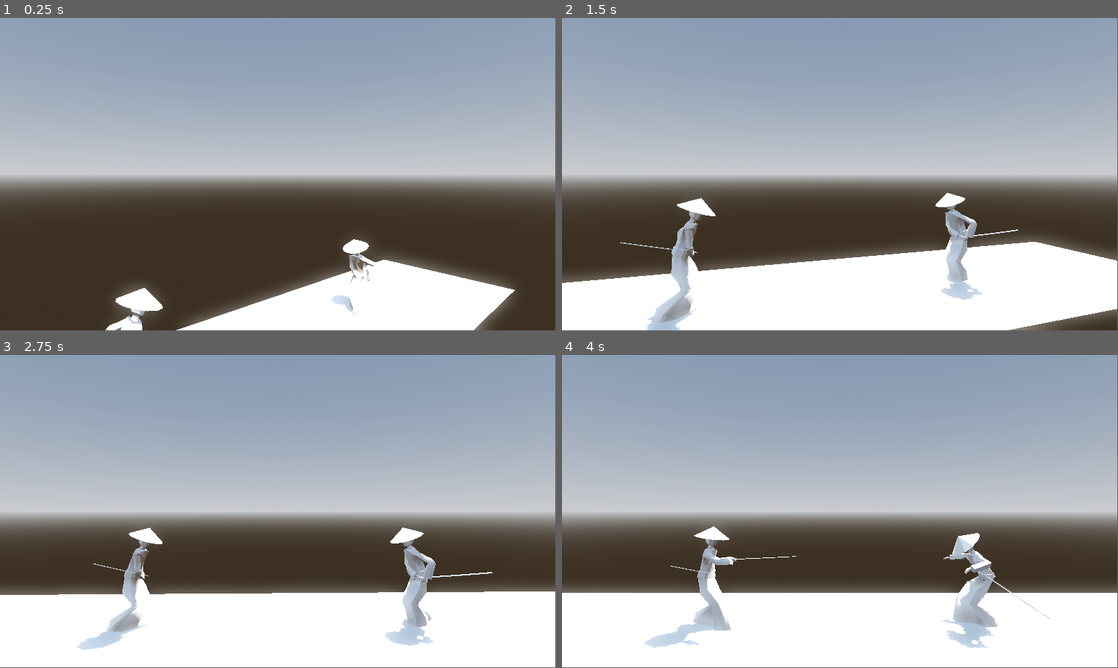
Above: before the commit, frames 1-4 (two rows, left to right).
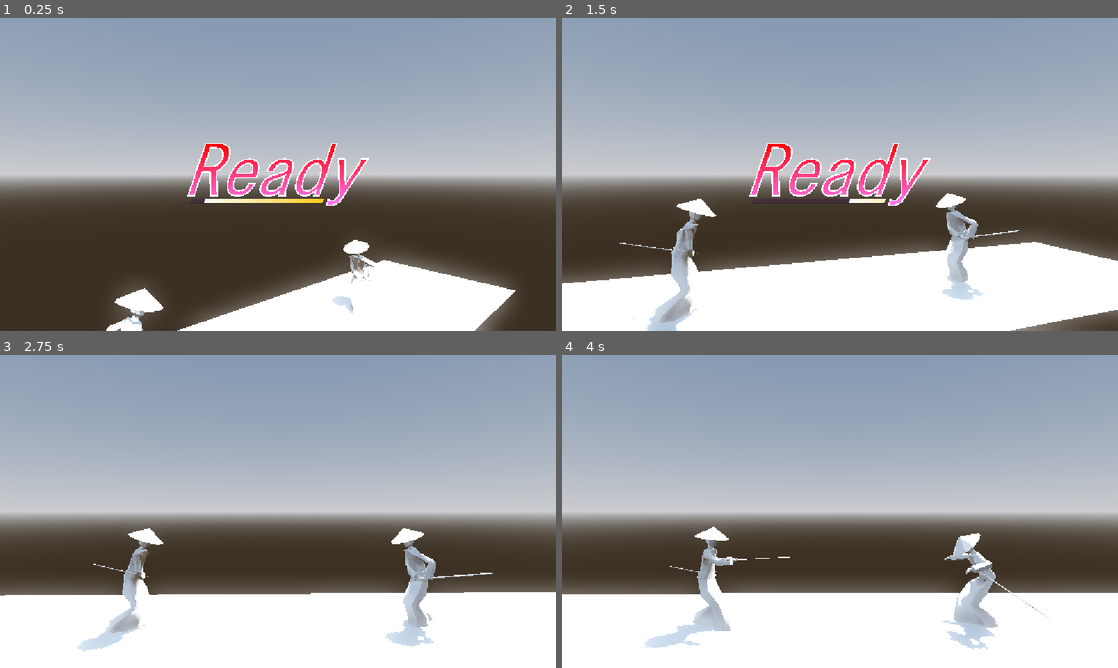
Above: after the commit, the same moments.

Repository: tylerastraub/MiniJam202
Game: Godot game, scene res://src/main.tscn
Two runs of this game, one before a commit and one after it. Both use one fixed random seed, a clock stepped at 60 frames per second and the inputs below.
Inputs:
- Up to frame 1 (0.25 s): no input
- Up to frame 2 (1.5 s): no input
- Up to frame 3 (2.75 s): no input
- Up to frame 4 (4 s): no input
In our replay, the window is 799x449 before the commit and 800x450 after it. These sizes can differ from the game's own. Grey fills any space a smaller window leaves; there, only what the larger window draws over its background counts as a difference.

The runs differ from the first frame. In frame 1, 3.0% of the frame differs, in the area x 0-100%, y 0-100%; in frame 2, 3.1%; in frame 3, 0.8%; in frame 4, 0.7%.

Commit message:
Ready loading bar

Diff:
--- a/project.godot
+++ b/project.godot
@@ -15,6 +15,10 @@
 config/features=PackedStringArray("4.5", "Forward Plus")
 config/icon="res://icon.svg"
 
+[display]
+
+window/stretch/mode="canvas_items"
+
 [input]
 
 pause={
--- a/src/Duel/director.gd
+++ b/src/Duel/director.gd
@@ -13,6 +13,7 @@
 
 @export var _player : Player = null
 @export var _enemy : Enemy = null
+@export var _ready_splash : ReadySplash = null
 var _enemy_list : Array[Enemy] = []
 
 var _duel_timer : float = 0.0
@@ -24,6 +25,7 @@
     _round_state = RoundState.CAMERA_SPAWN
     _camera_pivot.spawn()
     _camera_pivot.cameraSpawned.connect(_on_camera_spawned)
+    _ready_splash.call_deferred("start_ready_splash")
 
 func _physics_process(delta: float) -> void:
     if _round_state == RoundState.DUEL:
--- a/src/enemy.tscn
+++ b/src/enemy.tscn
@@ -69,10 +69,10 @@
 [node name="SamuraiMesh" parent="." instance=ExtResource("2_c1w3u")]
 
 [node name="Skeleton3D" parent="SamuraiMesh/Armature" index="0"]
-bones/0/position = Vector3(3.6119612e-08, 3.1844966, -0.4131602)
+bones/0/position = Vector3(3.6119612e-08, 3.2115538, -0.4131602)
 bones/0/rotation = Quaternion(0.056220632, 0, 4.914964e-09, 0.9984184)
-bones/1/rotation = Quaternion(0.10968378, -1.8541985e-15, 9.078758e-09, 0.9939666)
-bones/2/rotation = Quaternion(0.06104909, 0.27603313, -0.8877642, 0.36325422)
+bones/1/rotation = Quaternion(0.10690623, -1.8954761e-15, 1.0118188e-08, 0.9942692)
+bones/2/rotation = Quaternion(0.056135945, 0.27814344, -0.8888661, 0.35972497)
 bones/3/rotation = Quaternion(0.6131067, 0.06281491, -0.36227435, 0.69922227)
 bones/4/rotation = Quaternion(-0.03721431, 0.0009237666, 0.03130244, 0.9988166)
 bones/5/rotation = Quaternion(0.020640237, -0.06490693, -0.12932862, 0.98926)
@@ -80,7 +80,7 @@
 bones/7/rotation = Quaternion(0.085065074, -0.11128118, -0.22680686, 0.9638149)
 bones/8/rotation = Quaternion(-0.21933939, 0.00042190036, -0.21665993, 0.9512879)
 bones/10/rotation = Quaternion(0, 1.110223e-16, 4.1633363e-16, 1)
-bones/11/rotation = Quaternion(-0.051603515, 0.18573001, 0.97979426, -0.053335764)
+bones/11/rotation = Quaternion(-0.058462486, 0.18596396, 0.97931415, -0.054253943)
 bones/12/rotation = Quaternion(0.36512712, -0.6895875, 0.40629017, 0.47547832)
 bones/13/rotation = Quaternion(0.008558059, -0.53005147, -0.0015406855, 0.8479209)
 bones/14/rotation = Quaternion(-0.0074950648, 0.003071922, 0.09179179, 0.9957453)
@@ -88,12 +88,12 @@
 bones/16/position = Vector3(-0.18753411, -0.060508564, 0.14451274)
 bones/16/rotation = Quaternion(-0.0025618752, -0.27023405, 0.23802175, 0.9329055)
 bones/17/rotation = Quaternion(-0.12956071, -0.011200975, -0.028798899, 0.99108994)
-bones/18/rotation = Quaternion(0.20456204, 0.38196287, 0.89697826, -0.08768558)
-bones/19/rotation = Quaternion(-0.51641077, 0.00033424562, -0.06451047, 0.8539077)
-bones/20/rotation = Quaternion(-0.021686047, 0.62123644, 0.77827704, -0.088768594)
-bones/21/rotation = Quaternion(-0.22555763, 0.17366637, 0.93828404, 0.19643518)
-bones/22/rotation = Quaternion(-0.4526359, -0.00034833563, 0.056543674, 0.8899008)
-bones/23/rotation = Quaternion(0.07975922, 0.5292295, 0.8018021, -0.26583484)
+bones/18/rotation = Quaternion(0.20492364, 0.37503672, 0.900041, -0.0853237)
+bones/19/rotation = Quaternion(-0.50427413, 0.00033711726, -0.06299437, 0.8612429)
+bones/20/rotation = Quaternion(-0.020493003, 0.6261087, 0.7744477, -0.088311136)
+bones/21/rotation = Quaternion(-0.2258911, 0.1672118, 0.94021785, 0.19236413)
+bones/22/rotation = Quaternion(-0.43868807, -0.00035111883, 0.054801293, 0.8969668)
+bones/23/rotation = Quaternion(0.0830922, 0.53524727, 0.7972175, -0.2665532)
 bones/24/position = Vector3(1.0508904, 2.0648413, 0.9037075)
 bones/25/position = Vector3(0.6417752, 0.22453666, 0.03741944)
 bones/25/rotation = Quaternion(-0.6994004, 0.10411044, 0.10411044, 0.69940054)
@@ -102,7 +102,7 @@
 bones/27/rotation = Quaternion(-0.6042894, -0.36719793, -0.36719793, 0.6042894)
 
 [node name="HandAttachment" type="BoneAttachment3D" parent="SamuraiMesh/Armature/Skeleton3D" index="1"]
-transform = Transform3D(0.4963532, 0.8681205, -0.00025505386, 0.840436, -0.48045057, 0.25066733, 0.217487, -0.124633886, -0.9680732, 0.7944422, 4.0197353, 0.2009595)
+transform = Transform3D(0.49342358, 0.86968863, 0.0132227745, 0.841596, -0.48121378, 0.24525337, 0.21965712, -0.10988557, -0.9693687, 0.7950811, 4.0494623, 0.22407049)
 bone_name = "MidHand.R"
 bone_idx = 14
 
@@ -113,7 +113,7 @@
 transform = Transform3D(4.9870377, 0.2467978, -0.26175216, 0.15110648, -4.73845, -1.5887768, -0.32648164, 1.5767485, -4.7336273, 0.09386158, 1.0089993, 2.5776772)
 
 [node name="HipAttachment" type="BoneAttachment3D" parent="SamuraiMesh/Armature/Skeleton3D" index="2"]
-transform = Transform3D(1, -9.814381e-09, 5.5264476e-10, 9.814381e-09, 0.9936785, -0.112263426, 5.5264476e-10, 0.112263426, 0.9936785, 3.6119612e-08, 3.1844966, -0.4131602)
+transform = Transform3D(1, -9.814381e-09, 5.5264476e-10, 9.814381e-09, 0.9936785, -0.112263426, 5.5264476e-10, 0.112263426, 0.9936785, 3.6119612e-08, 3.2115538, -0.4131602)
 bone_name = "Hip"
 bone_idx = 0
 
--- a/src/main.tscn
+++ b/src/main.tscn
@@ -1,10 +1,13 @@
-[gd_scene load_steps=11 format=3 uid="uid://ifgcjowjik7e"]
+[gd_scene load_steps=14 format=3 uid="uid://ifgcjowjik7e"]
 
 [ext_resource type="Script" uid="uid://dghhii7gqkwlu" path="res://src/main.gd" id="1_3cfgd"]
 [ext_resource type="PackedScene" uid="uid://bjte3uss16tqe" path="res://src/player.tscn" id="1_gh0ne"]
 [ext_resource type="PackedScene" uid="uid://br16sg8547t7i" path="res://src/enemy.tscn" id="2_5q4o7"]
 [ext_resource type="Script" uid="uid://q6gs7ulvu8gr" path="res://src/Duel/director.gd" id="3_5q4o7"]
 [ext_resource type="Script" uid="uid://cqu6rpwkgcv8h" path="res://src/camera_pivot.gd" id="5_fyndt"]
+[ext_resource type="Script" uid="uid://blos8e0uuxvlj" path="res://src/ready_splash.gd" id="6_5mrjc"]
+[ext_resource type="Texture2D" uid="uid://deent048t5wau" path="res://res/sprites/ready.png" id="6_kmhfv"]
+[ext_resource type="Texture2D" uid="uid://d235es3e48ih3" path="res://res/sprites/ready_loadbar.png" id="7_rlaii"]
 
 [sub_resource type="ProceduralSkyMaterial" id="ProceduralSkyMaterial_gh0ne"]
 sky_horizon_color = Color(0.66224277, 0.6717428, 0.6867428, 1)
@@ -43,11 +46,12 @@
 [node name="Player" parent="." instance=ExtResource("1_gh0ne")]
 transform = Transform3D(-4.371139e-08, 0, -1, 0, 1, 0, 1, 0, -4.371139e-08, -2.5, 0, 0)
 
-[node name="Director" type="Node3D" parent="." node_paths=PackedStringArray("_camera_pivot", "_player", "_enemy")]
+[node name="Director" type="Node3D" parent="." node_paths=PackedStringArray("_camera_pivot", "_player", "_enemy", "_ready_splash")]
 script = ExtResource("3_5q4o7")
 _camera_pivot = NodePath("../CameraPivot")
 _player = NodePath("../Player")
 _enemy = NodePath("../Enemy")
+_ready_splash = NodePath("../CanvasLayer/ReadySplash")
 
 [node name="CameraPivot" type="Node3D" parent="."]
 transform = Transform3D(1, 0, 0, 0, 1, 0, 0, 0, 1, 0, 0.45822525, 0)
@@ -59,3 +63,47 @@
 
 [node name="Enemy" parent="." instance=ExtResource("2_5q4o7")]
 transform = Transform3D(-4.371139e-08, 0, 1, 0, 1, 0, -1, 0, -4.371139e-08, 2.5, 0, 0)
+
+[node name="CanvasLayer" type="CanvasLayer" parent="."]
+
+[node name="ReadySplash" type="Control" parent="CanvasLayer"]
+layout_mode = 3
+anchors_preset = 0
+offset_right = 40.0
+offset_bottom = 40.0
+size_flags_horizontal = 3
+size_flags_vertical = 3
+mouse_filter = 2
+script = ExtResource("6_5mrjc")
+
+[node name="ReadySprite" type="TextureRect" parent="CanvasLayer/ReadySplash"]
+texture_filter = 1
+layout_mode = 1
+anchors_preset = 8
+anchor_left = 0.5
+anchor_top = 0.5
+anchor_right = 0.5
+anchor_bottom = 0.5
+offset_left = 368.0
+offset_top = 238.0
+offset_right = 744.0
+offset_bottom = 370.0
+grow_horizontal = 2
+grow_vertical = 2
+mouse_filter = 2
+texture = ExtResource("6_kmhfv")
+
+[node name="Mask" type="Polygon2D" parent="CanvasLayer/ReadySplash"]
+clip_children = 1
+polygon = PackedVector2Array(397, 374, 671, 374, 671, 376, 670, 376, 670, 378, 669, 378, 669, 380, 668, 380, 668, 382, 667, 382, 667, 383, 393, 383, 393, 382, 394, 382, 394, 380, 395, 380, 395, 378, 396, 378, 396, 376, 397, 376)
+
+[node name="ReadyLoadBar" type="TextureRect" parent="CanvasLayer/ReadySplash/Mask"]
+texture_filter = 1
+offset_left = 393.0
+offset_top = 374.0
+offset_right = 671.0
+offset_bottom = 383.0
+mouse_filter = 2
+texture = ExtResource("7_rlaii")
+expand_mode = 1
+stretch_mode = 1
--- /dev/null
+++ b/src/ready_splash.gd
@@ -0,0 +1,26 @@
+extends Control
+
+class_name ReadySplash
+
+var _timer : float = 0.0
+var _load_time : float = 2.0
+@onready var _load_bar_starting_x : float = $Mask/ReadyLoadBar.position.x
+@onready var _load_bar_starting_size_x : float = $Mask/ReadyLoadBar.size.x
+
+func _ready() -> void:
+    $ReadySprite.visible = false
+    $Mask/ReadyLoadBar.visible = false
+
+func _physics_process(delta: float) -> void:
+    if $ReadySprite.visible == false: return
+    $Mask/ReadyLoadBar.position.x = _load_bar_starting_x + _load_bar_starting_size_x * (_timer / _load_time)
+    _timer += delta
+    _timer = min(_timer, _load_time)
+    if _timer >= _load_time:
+        $ReadySprite.visible = false
+        $Mask/ReadyLoadBar.visible = false
+
+func start_ready_splash() -> void:
+    _timer = 0
+    $ReadySprite.visible = true
+    $Mask/ReadyLoadBar.visible = true
Binary file added: res/sprites/ready.png
Binary file added: res/sprites/ready_loadbar.png
